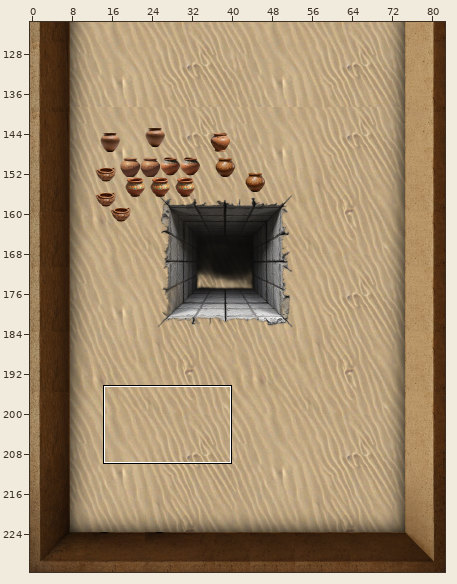
Tiled map (JSON) -- public/tiled/rooms/room-4.json. The first picture is a wide view before the edit; the outline marks the close-up.
Close-up. Before the commit:
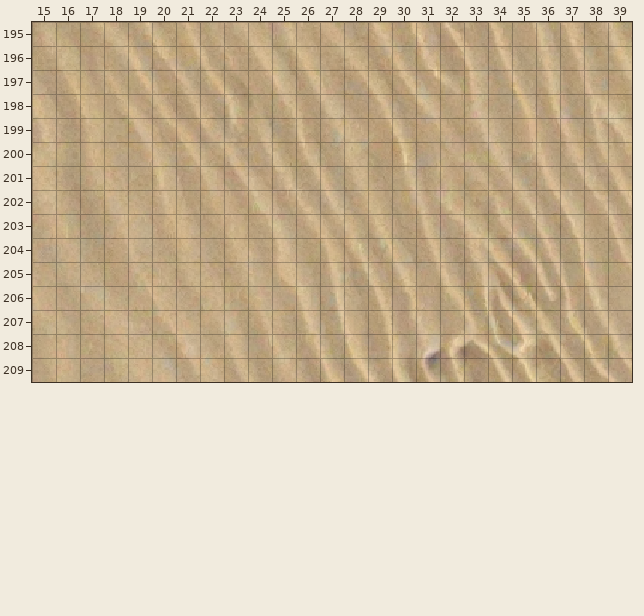
Cells are 16x16 px. Shown: x 15..39, y 195..209. The commit also changed other parts of the map, which this record leaves out.
Now the later version:
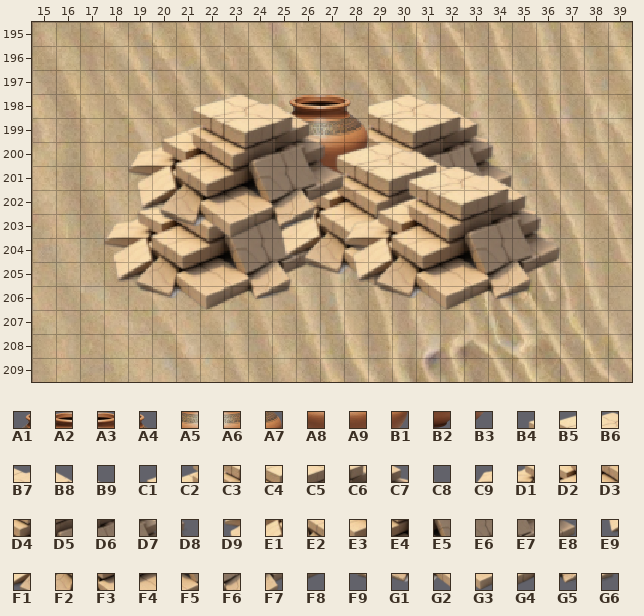
Key: from "obsticles": A1 16, A2 17, A3 18, A4 19, A5 55, A6 56, A7 57, A8 93, A9 94, B1 95, B2 132, B3 133, B4 1151, B5 1152, B6 1153, B7 1154, B8 1155, B9 1156, C1 1188, C2 1189, C3 1190, C4 1191, C5 1192, C6 1193, C7 1194, C8 1195, C9 1225, D1 1226, D2 1227, D3 1228, D4 1229, D5 1230, D6 1231, D7 1232, D8 1233, D9 1263, E1 1264, E2 1265, E3 1266, E4 1267, E5 1268, E6 1269, E7 1270, E8 1271, E9 1301, F1 1302, F2 1303, F3 1304, F4 1305, F5 1306, F6 1307, F7 1308, F8 1309, F9 1340, G1 1341, G2 1342, G3 1343, G4 1344, G5 1345, G6 1346.
__ is an empty cell.
Tiles of an added or newly shown layer are drawn over the layers below it.
Edits made:
Layer "obsticles-background" (added):
y 198: x 25..32 __ __ __ __ __ __ __ __ -> A1 A2 A3 A4 B5 B6 B7 B8
y 199: x 26..33 __ __ __ __ __ __ __ __ -> A5 A6 A7 C3 C4 C5 C6 C7
y 200: x 26..34 __ __ __ __ __ __ __ __ __ -> A8 A9 B1 D3 D4 D5 D6 D7 D8
y 201: x 27..28 __ __ -> B2 B3; x 32..34 __ __ __ -> E6 E7 E8
y 202: x 19..20 __ __ -> C1 C2; x 26 __ -> C8
y 203: x 18..25 __ __ __ __ __ __ __ __ -> C9 D1 D2 D3 D4 D5 D6 D7
y 204: x 18..26 __ __ __ __ __ __ __ __ __ -> D9 E1 E2 E3 E4 E5 E6 E7 E8
y 205: x 18..26 __ __ __ __ __ __ __ __ __ -> E9 F1 F2 F3 F4 F5 F6 F7 F8
y 206: x 19..25 __ __ __ __ __ __ __ -> F9 G1 G2 G3 G4 G5 G6
Layer "obsticles-midground" (added):
y 200: x 27..32 __ __ __ __ __ __ -> B4 B5 B6 B7 B8 B9
y 201: x 27..33 __ __ __ __ __ __ __ -> C2 C3 C4 C5 C6 C7 C8
y 202: x 26..31 __ __ __ __ __ __ -> D1 D2 D3 D4 D5 D6
y 203: x 25..29 __ __ __ __ __ -> D9 E1 E2 E3 E4
y 204: x 25..28 __ __ __ __ -> E9 F1 F2 F3
y 205: x 26..29 __ __ __ __ -> F9 G1 G2 G3
Layer "obsticles-foreground":
y 198: x 21..26 __ __ __ __ __ __ -> B4 B5 B6 B7 B8 B9
y 199: x 20..27 __ __ __ __ __ __ __ __ -> C1 C2 C3 C4 C5 C6 C7 C8
y 200: x 19..27 __ __ __ __ __ __ __ __ __ -> C9 D1 D2 D3 D4 D5 D6 D7 D8
y 201: x 19..27 __ __ __ __ __ __ __ __ __ -> D9 E1 E2 E3 E4 E5 E6 E7 E8; x 30..34 __ __ __ __ __ -> B4 B5 B6 B7 B8
y 202: x 19..27 __ __ __ __ __ __ __ __ __ -> E9 F1 F2 F3 F4 F5 F6 F7 F8; x 29..35 __ __ __ __ __ __ __ -> C1 C2 C3 C4 C5 C6 C7
y 203: x 20..26 __ __ __ __ __ __ __ -> F9 G1 G2 G3 G4 G5 G6; x 28..36 __ __ __ __ __ __ __ __ __ -> C9 D1 D2 D3 D4 D5 D6 D7 D8
y 204: x 28..36 __ __ __ __ __ __ __ __ __ -> D9 E1 E2 E3 E4 E5 E6 E7 E8
y 205: x 28..36 __ __ __ __ __ __ __ __ __ -> E9 F1 F2 F3 F4 F5 F6 F7 F8
y 206: x 29..35 __ __ __ __ __ __ __ -> F9 G1 G2 G3 G4 G5 G6
